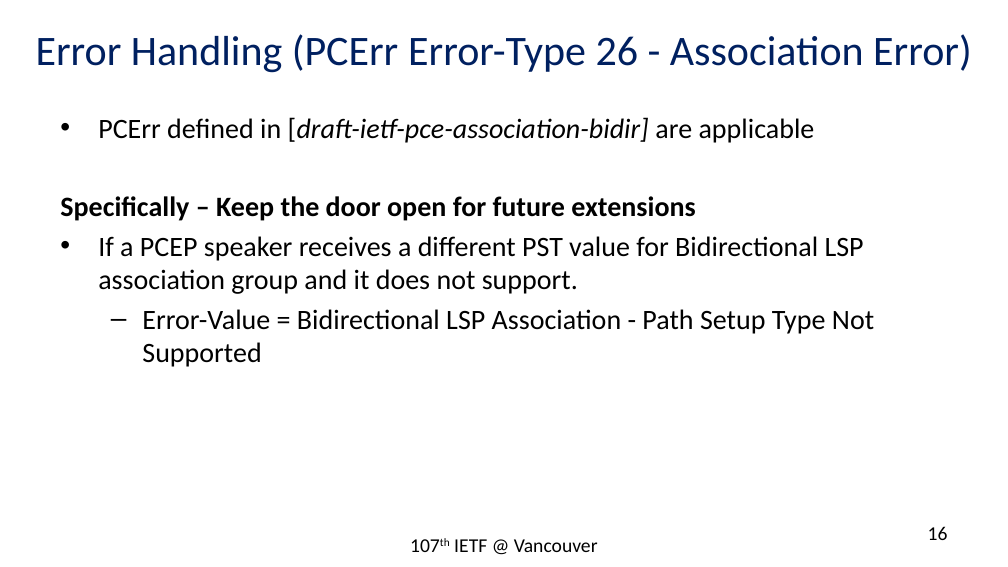
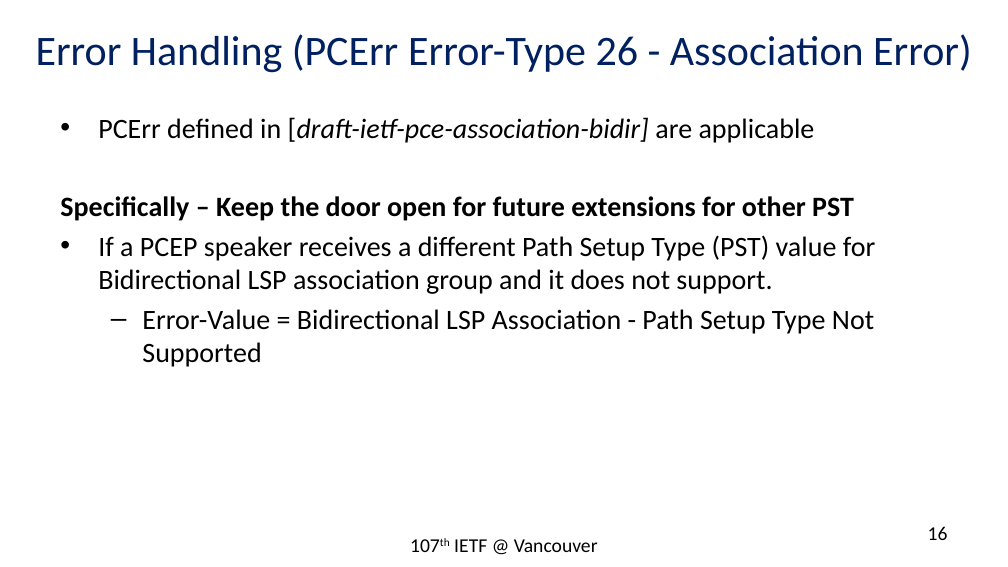
Before and after one commit to rakgandhi/ietf-public, a slide deck: slide 16 of draft-ietf-pce-sr-bidir-path-01.pptx. Drawn at 1008x567 pixels with LibreOffice and Linux fonts; fonts in the diff are those of the drawing. Boxes give left, top, right and bottom in pixels: in the first picture for what was removed or moved away, otherwise in the second. Text is boxed around its words. In the diff, an @@ line names an element or a change of style, - is before the commit and + after.

```diff
--- a/draft-ietf-pce-sr-bidir-path-01.pptx
+++ b/draft-ietf-pce-sr-bidir-path-01.pptx
@@ text at (60,196,876,294): text changed @@
-Specifically – Keep the door open for future extensions
-• If a PCEP speaker receives a different PST value for Bidirectional LSP association group and it does not support.
+Specifically – Keep the door open for future extensions for other PST
+• If a PCEP speaker receives a different Path Setup Type (PST) value for Bidirectional LSP association group and it does not support.
```
Also in this commit, not shown: 1 other file.
